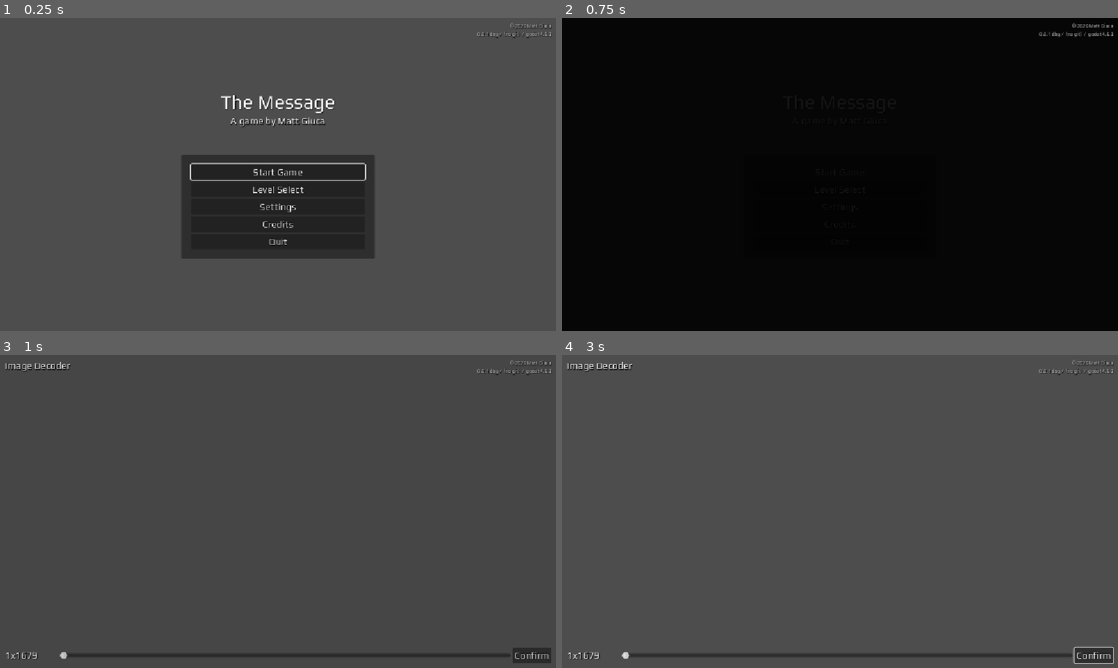
Above: before the commit, frames 1-4 (two rows, left to right).
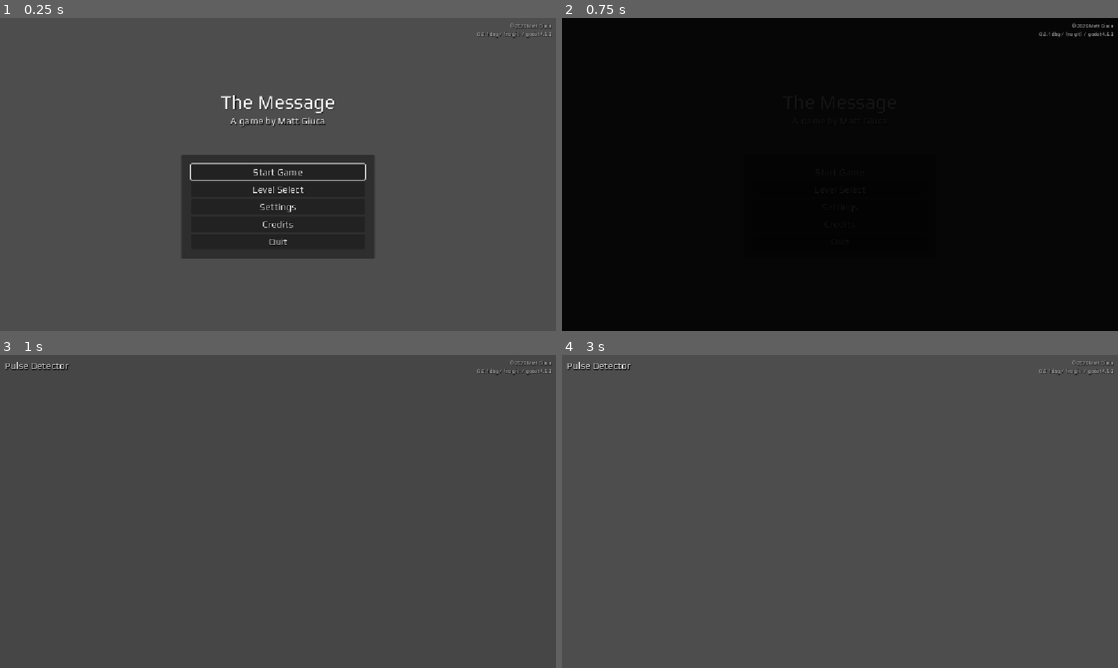
Above: after the commit, the same moments.

Repository: mgiuca/message-game
Game: Godot game, scene res://scenes/main.tscn
Two runs of this game, one before a commit and one after it. Both use one fixed random seed, a clock stepped at 60 frames per second and the inputs below.
Inputs (mouse positions are in pixels of both pictures, inside the frame that each line leads up to):
- Up to frame 1 (0.25 s): no input
- Up to frame 2 (0.75 s): click "Start Game" at 0.5 s
- Up to frame 3 (1 s): no input
- Up to frame 4 (3 s): click (1095, 655) at 1.25 s, where only the run before the commit has a clickable "Confirm"; click (1095, 655) at 2 s, where only the run before the commit has a clickable "Confirm"; tap Enter at 2.75 s; move the mouse to (962, 495) at 2.77 s; hold Up (ui_up) from 2.78 s (still down); click (962, 495) at 2.92 s

Frames 1-2 are identical in both runs. In frame 3, 1.3% of the frame differs, in the area x 1-100%, y 2-99%; in frame 4, 1.3%.

Commit message:
Added dummy pulse detector level.

Diff:
--- /dev/null
+++ b/scenes/levels/pulse_detector.gd
@@ -0,0 +1,6 @@
+extends Level
+
+
+# Called when the node enters the scene tree for the first time.
+func _ready() -> void:
+  super._ready()
--- /dev/null
+++ b/scenes/levels/pulse_detector.tscn
@@ -0,0 +1,7 @@
+[gd_scene format=3 uid="uid://cpgf2k4g1lyjg"]
+
+[ext_resource type="PackedScene" uid="uid://tdgkmflrwhol" path="res://scenes/level.tscn" id="1_ybs3c"]
+[ext_resource type="Script" uid="uid://ci77x2yl4osyx" path="res://scenes/levels/pulse_detector.gd" id="2_baup0"]
+
+[node name="PulseDetector" unique_id=1360869222 instance=ExtResource("1_ybs3c")]
+script = ExtResource("2_baup0")
--- a/scenes/managers/level_manager.gd
+++ b/scenes/managers/level_manager.gd
@@ -4,6 +4,7 @@
 
 # List of levels, in order, by base filename (no dir or extension).
 const LEVEL_NAMES : Array[String] = [
+  'pulse_detector',
   'image_decoder',
 ]
 
@@ -15,6 +16,7 @@
 # Mapping from level basename to display name. If the name is missing, the
 # game will display the basename with a warning.
 const LEVEL_DISPLAY_NAMES : Dictionary[String, String] = {
+  'pulse_detector': 'Pulse Detector',
   'image_decoder': 'Image Decoder',
 }
 
Not shown, added: scenes/levels/pulse_detector.gd.uid
